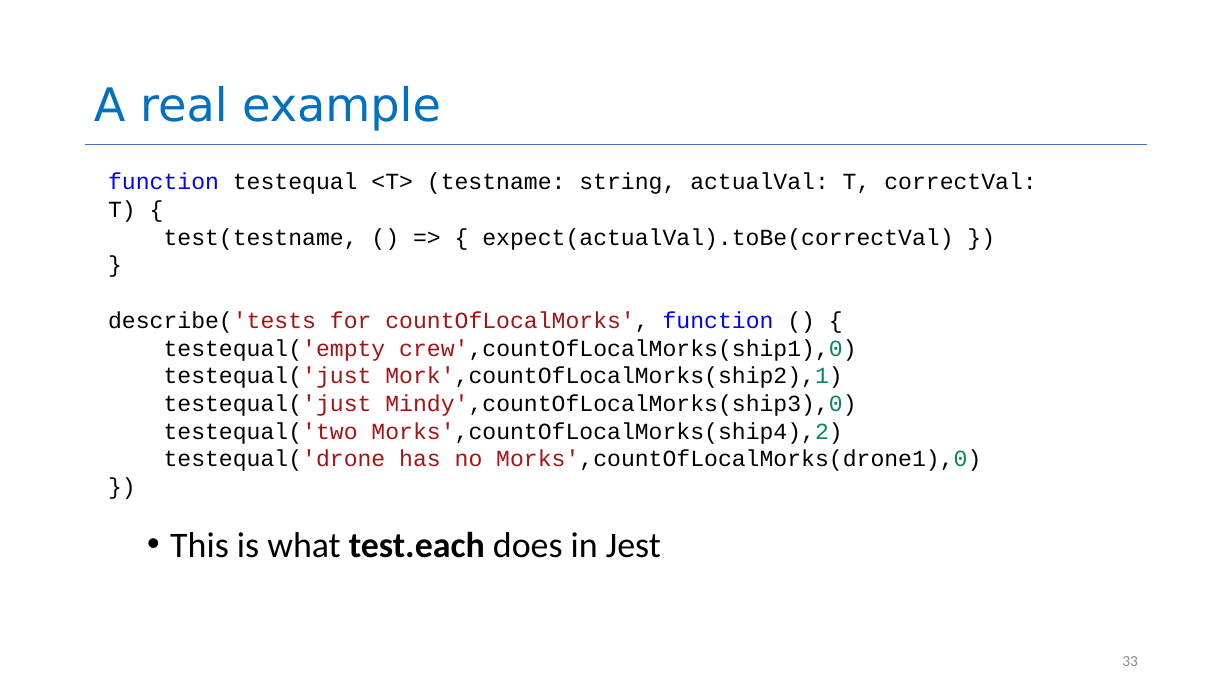
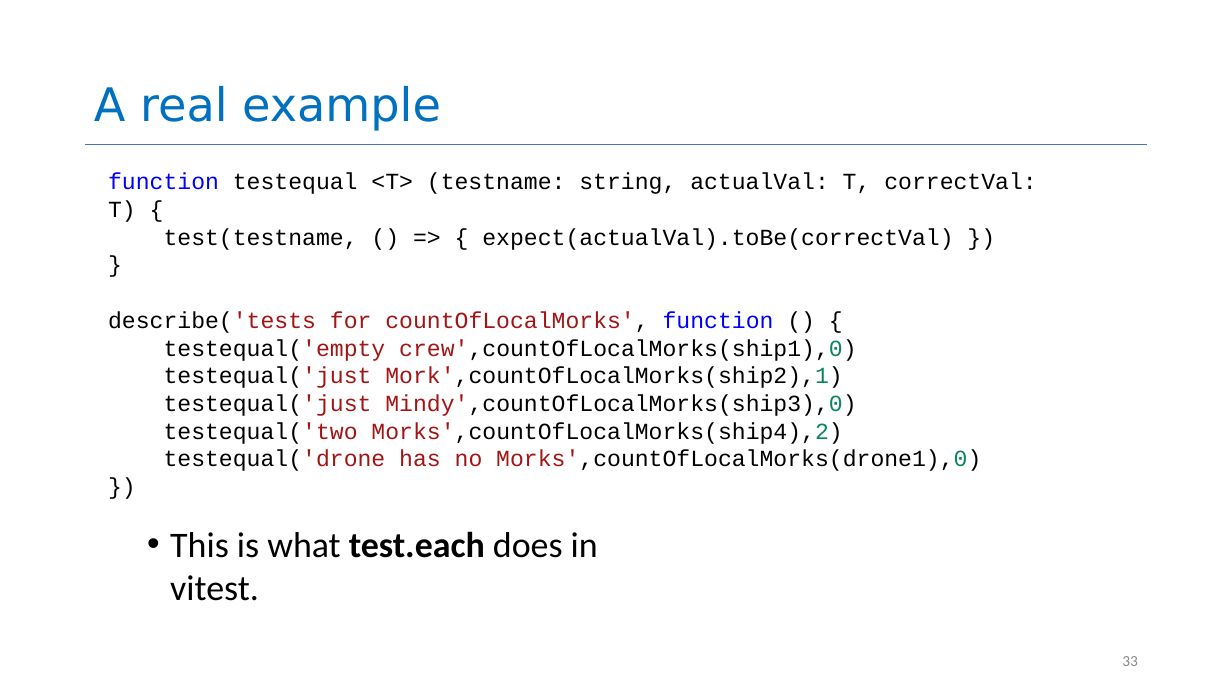
Before and after one commit to neu-se/CS4530-Fall-2026, a slide deck: slide 33 of Slides/Module 09 Code Level Design.pptx. Drawn at 1232x693 pixels with LibreOffice and Linux fonts; fonts in the diff are those of the drawing. Boxes give left, top, right and bottom in pixels: in the first picture for what was removed or moved away, otherwise in the second. Text is boxed around its words. In the diff, an @@ line names an element or a change of style, - is before the commit and + after.

Commit message:
changed one occurrence of jest to vitest

```diff
--- a/Slides/Module 09 Code Level Design.pptx
+++ b/Slides/Module 09 Code Level Design.pptx
@@ text at box(170, 531, 598, 601): text changed @@
-• This is what test.each does in Jest
+• This is what test.each does in vitest.
```
Also in this commit, not shown: 1 other file.
